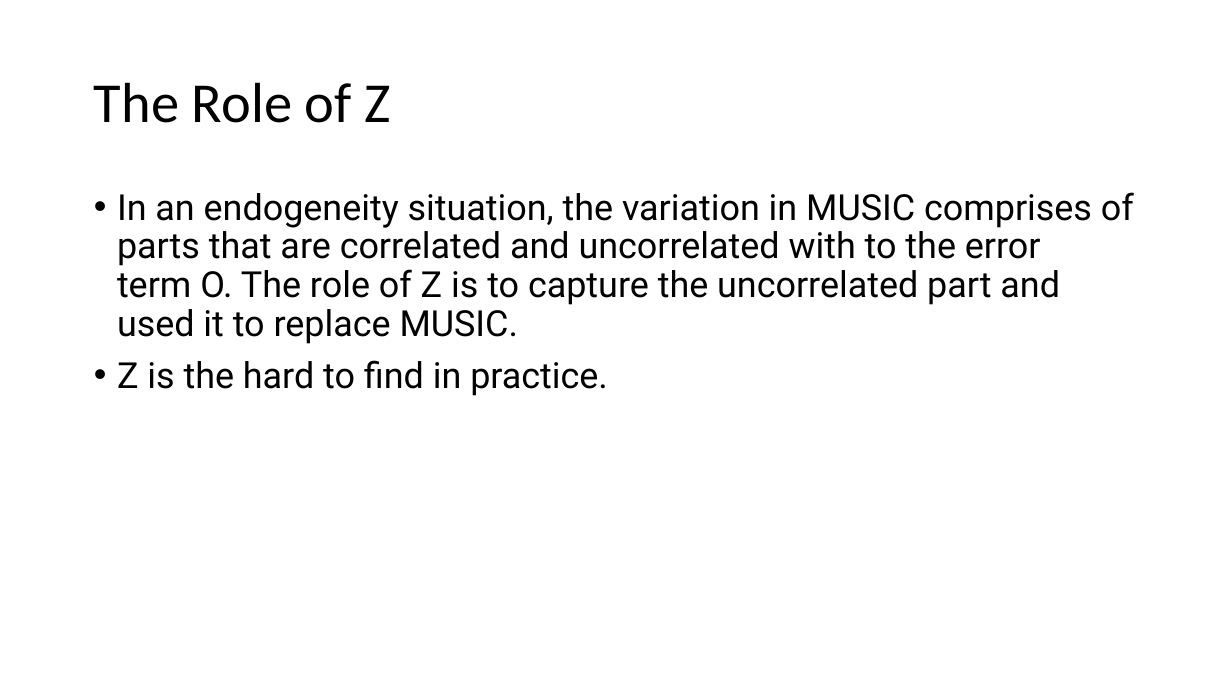
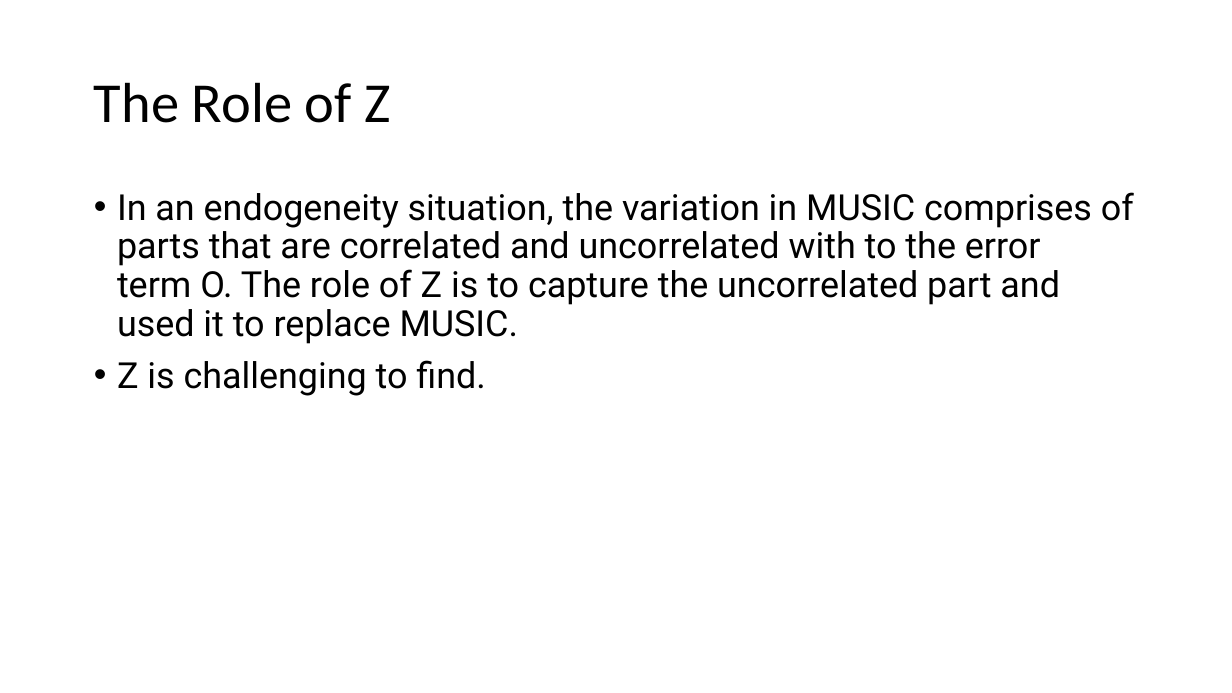
Before and after one commit to ahdar1/FIA, a slide deck: slide 11 of Endogeneity.pptx. Drawn at 1232x693 pixels with LibreOffice and Linux fonts; fonts in the diff are those of the drawing. Boxes give left, top, right and bottom in pixels: in the first picture for what was removed or moved away, otherwise in the second. Text is boxed around its words. In the diff, an @@ line names an element or a change of style, - is before the commit and + after.

```diff
--- a/Endogeneity.pptx
+++ b/Endogeneity.pptx
@@ text at (117, 360, 485, 396): text changed @@
-• Z is the hard to find in practice.
+• Z is challenging to find.
```
Also in this commit, not shown: 1 other slide changed, 2 slides added.
